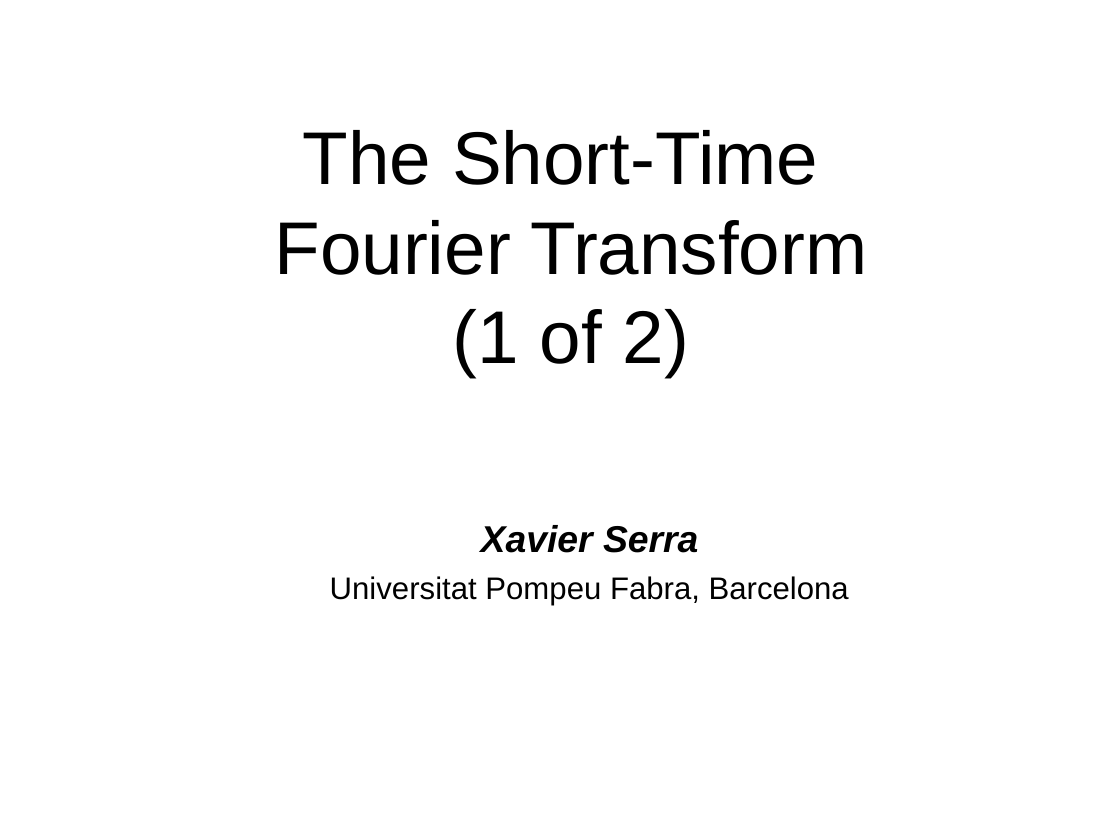
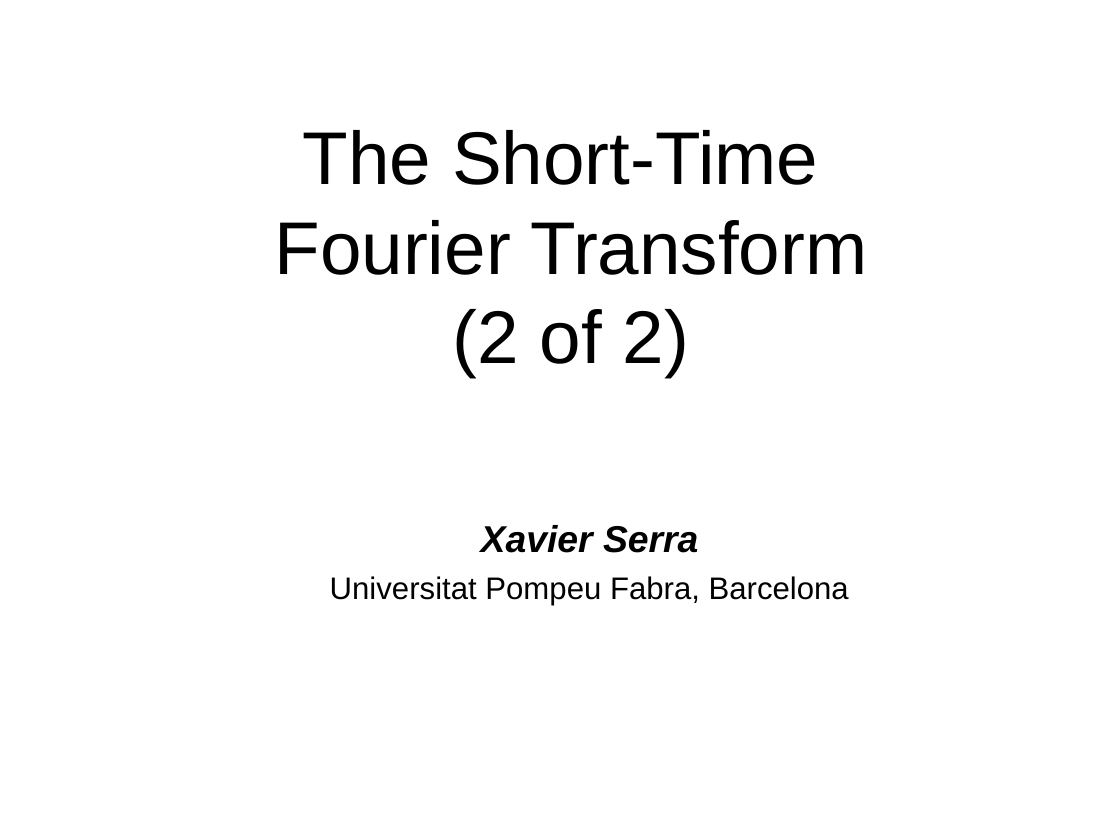
Before and after one commit to MTG/sms-tools, a slide deck: slide 15 of lectures/4-STFT/STFT-2.odp. Drawn at 1120x840 pixels with LibreOffice and Linux fonts; fonts in the diff are those of the drawing. Boxes give left, top, right and bottom in pixels: in the first picture for what was removed or moved away, otherwise in the second. Text is boxed around its words. In the diff, an @@ line names an element or a change of style, - is before the commit and + after.

```diff
--- a/lectures/4-STFT/STFT-2.odp
+++ b/lectures/4-STFT/STFT-2.odp
@@ title at [275, 130, 867, 377]: text changed @@
-The Short-Time
-Fourier Transform
-(1 of 2)
+The Short-Time
+Fourier Transform
+(2 of 2)
```
Also in this commit, not shown: 3 other slides changed, 20 other files.
